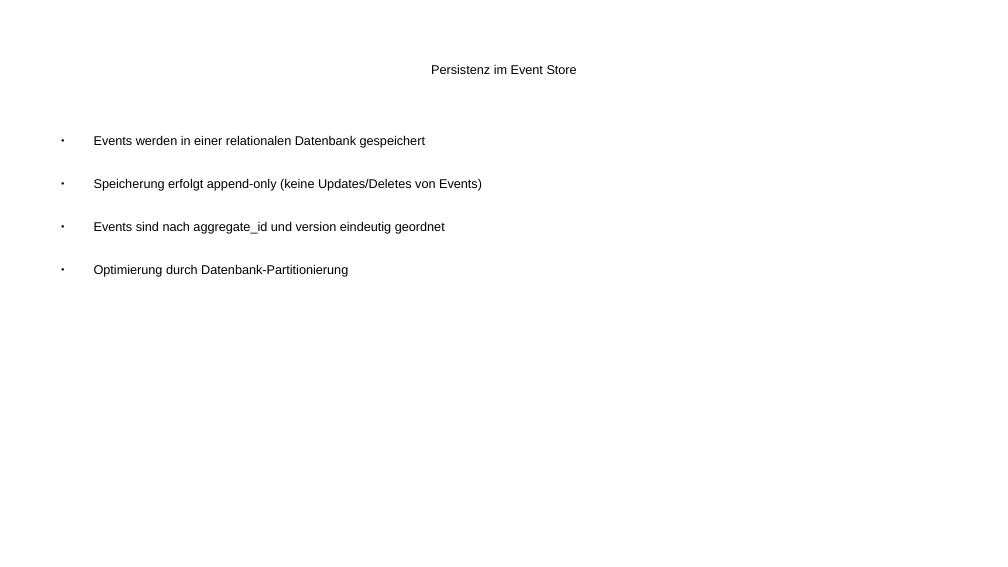
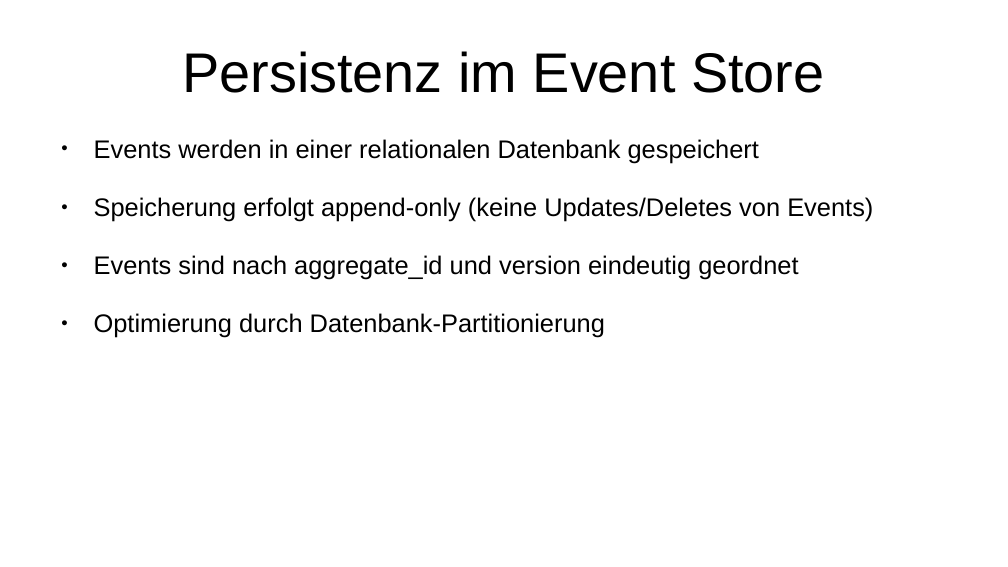
Before and after one commit to FSpruhs/park-flow, a slide deck: slide 12 of presentation.odp. Drawn at 1008x567 pixels with LibreOffice and Linux fonts; fonts in the diff are those of the drawing. Boxes give left, top, right and bottom in pixels: in the first picture for what was removed or moved away, otherwise in the second. Text is boxed around its words. In the diff, an @@ line names an element or a change of style, - is before the commit and + after.

```diff
--- a/presentation.odp
+++ b/presentation.odp
@@ title "Persistenz im Event Store" at box(182, 51, 824, 93): size 10 to 44 pt @@
@@ text "Events werden in einer relationalen ..." at box(94, 139, 873, 338): size 10 to 20 pt @@
```
Also in this commit, not shown: 11 other slides changed, 5 slides added, 2 other files.
